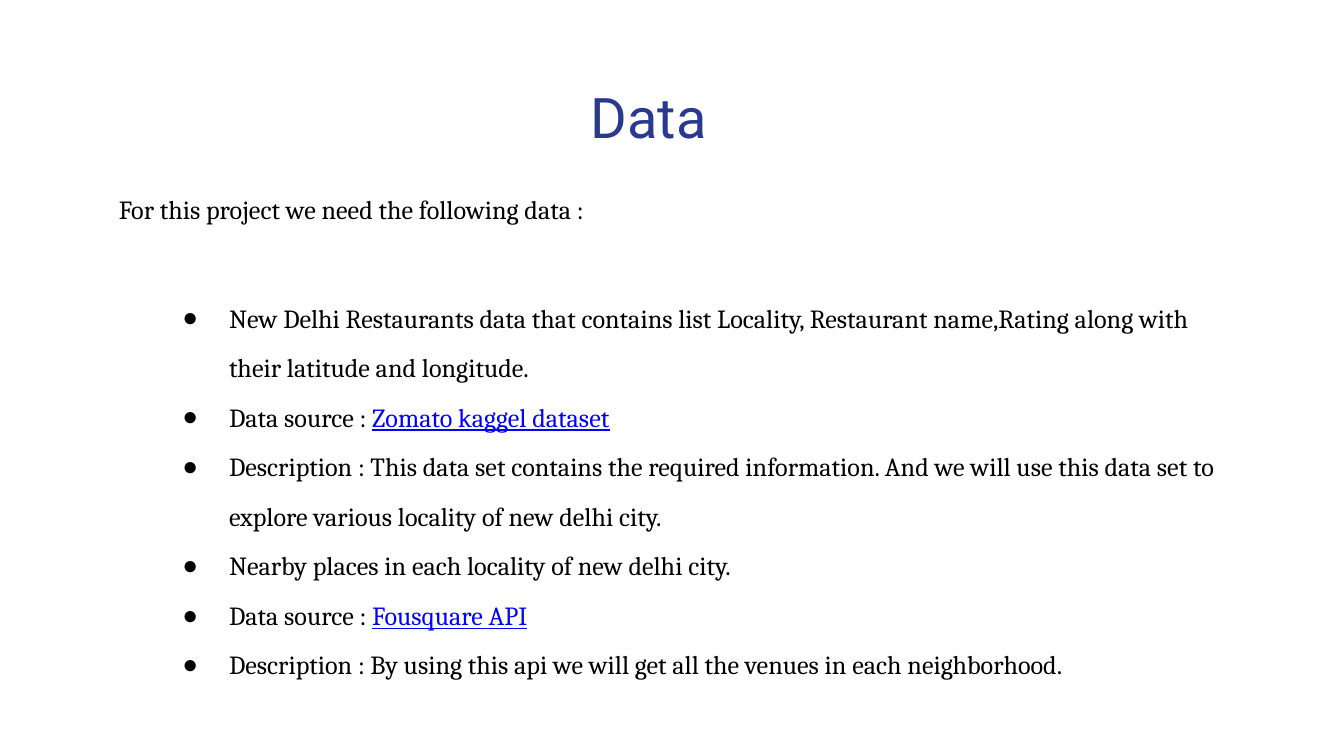
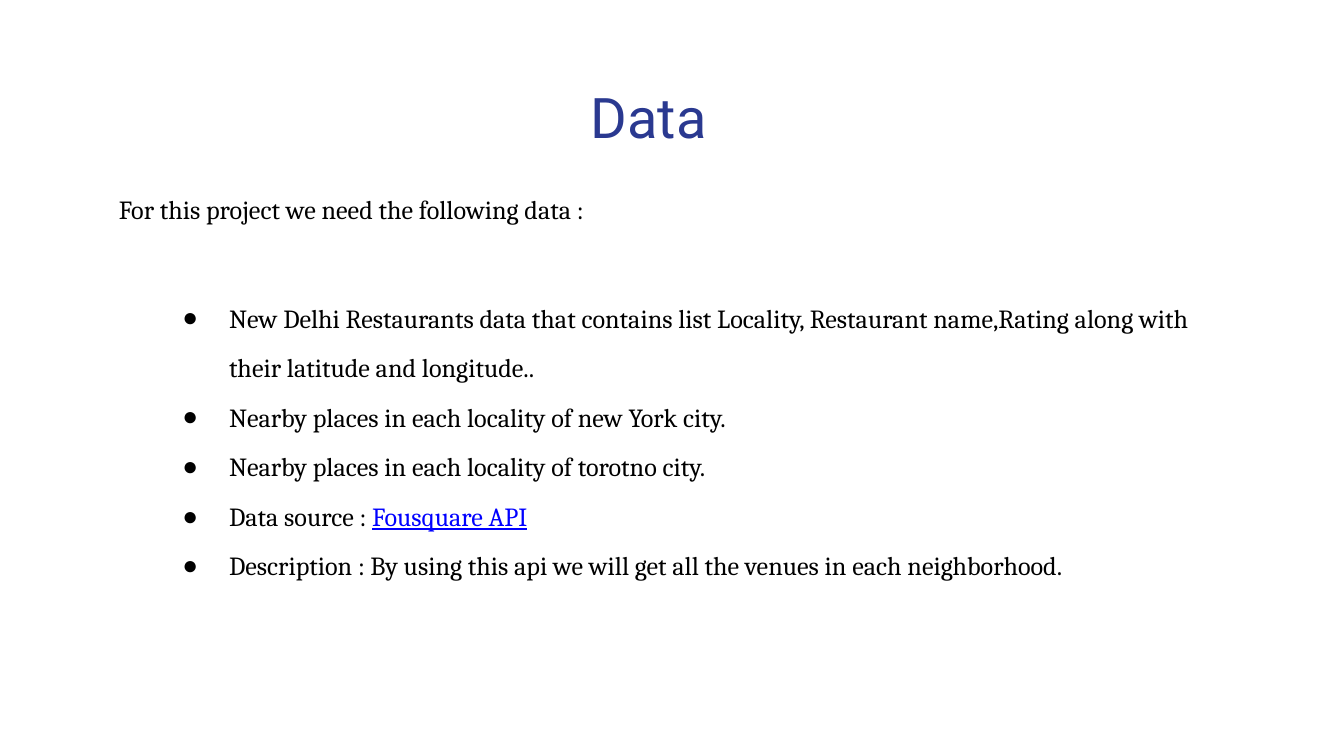
Before and after one commit to mazenkhalid2014/Coursera_Capstone, a slide deck: slide 4 of Presentation.pptx. Drawn at 1344x756 pixels with LibreOffice and Linux fonts; fonts in the diff are those of the drawing. Boxes give left, top, right and bottom in pixels: in the first picture for what was removed or moved away, otherwise in the second. Text is boxed around its words. In the diff, an @@ line names an element or a change of style, - is before the commit and + after.

```diff
--- a/Presentation.pptx
+++ b/Presentation.pptx
@@ text at (x1=229, y1=310, x2=1188, y2=482): text changed @@
-● New Delhi Restaurants data that contains list Locality, Restaurant name,Rating along with their latitude and longitude.
-● Data source : Zomato kaggel dataset
-● Description : This data set contains the required information. And we will use this data set to explore various locality of new delhi city.
-● Nearby places in each locality of new delhi city.
+● New Delhi Restaurants data that contains list Locality, Restaurant name,Rating along with their latitude and longitude..
+● Nearby places in each locality of new York city.
+● Nearby places in each locality of torotno city.
```
Also in this commit, not shown: 5 other slides changed, 4 slides added, 9 slides removed.
